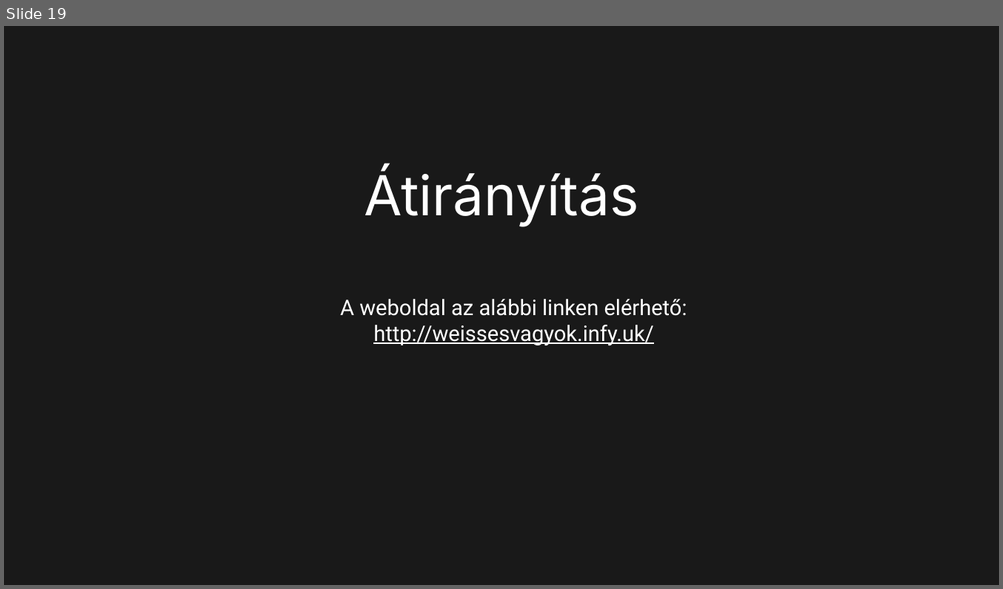
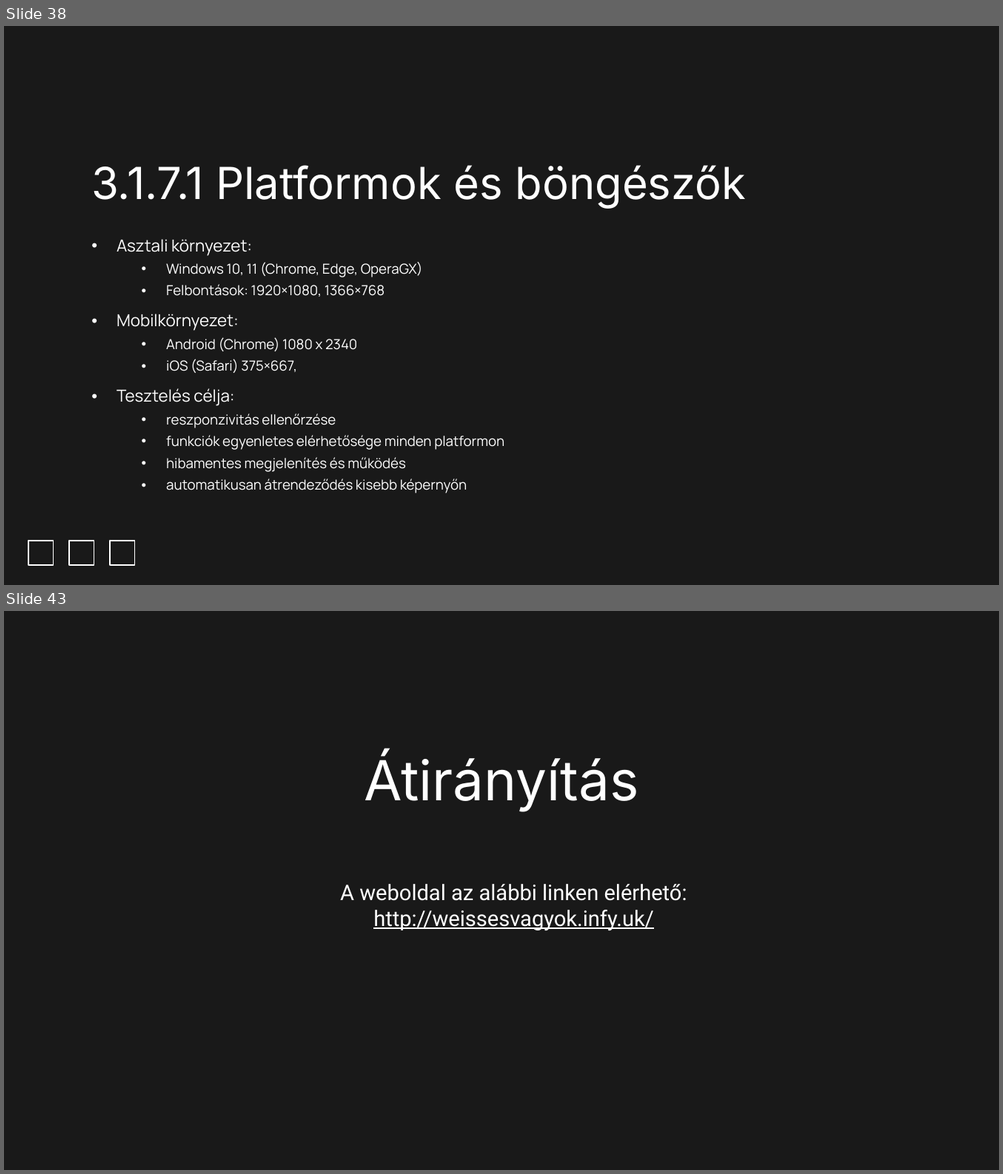
Before and after one commit to Dominik488/ViszgaRemek, a slide deck: documentation.pptx. Shown one above the other, each under a label of ours: slide 19 before the commit, slides 38 and 43 after it; the slides between them are not shown. The pictures are 1003x589 and 1003x1174 pixels, drawn with LibreOffice and Linux fonts; fonts in the diff are those of the drawing; background and template pictures are left out. Boxes give left, top, right and bottom in pixels: in the first picture for what was removed or moved away, otherwise in the second. Text is boxed around its words. In the diff, an @@ line names an element or a change of style, - is before the commit and + after.

```diff
--- a/documentation.pptx
+++ b/documentation.pptx
@@ slide 38 added at (4, 26, 999, 585), background #191919 @@
@@ title added at (91, 165, 745, 209), 32 pt, text #FFFFFF @@
+3.1.7.1 Platformok és böngészők
@@ subtitle added at (116, 239, 504, 494), 10 pt, text #FFFFFF @@
+• Asztali környezet:
+  • Windows 10, 11 (Chrome, Edge, OperaGX)
+  • Felbontások: 1920×1080, 1366×768
+• Mobilkörnyezet:
+  • Android (Chrome) 1080 x 2340
+  • iOS (Safari) 375×667,
+• Tesztelés célja:
+  • reszponzivitás ellenőrzése
+  • funkciók egyenletes elérhetősége minden platformon
+  • hibamentes megjelenítés és működés
+  • automatikusan átrendeződés kisebb képernyőn
@@ rectangle added at (29, 541, 54, 566), outline #FFFFFF 0.75 pt @@
@@ rectangle added at (70, 541, 94, 566), outline #FFFFFF 0.75 pt @@
@@ rectangle added at (109, 541, 134, 566), outline #FFFFFF 0.75 pt @@
@@ what was slide 19 is now slide 43 @@
```
Also in this commit, not shown: 12 slides changed, 22 other slides added, 4 slides removed.
